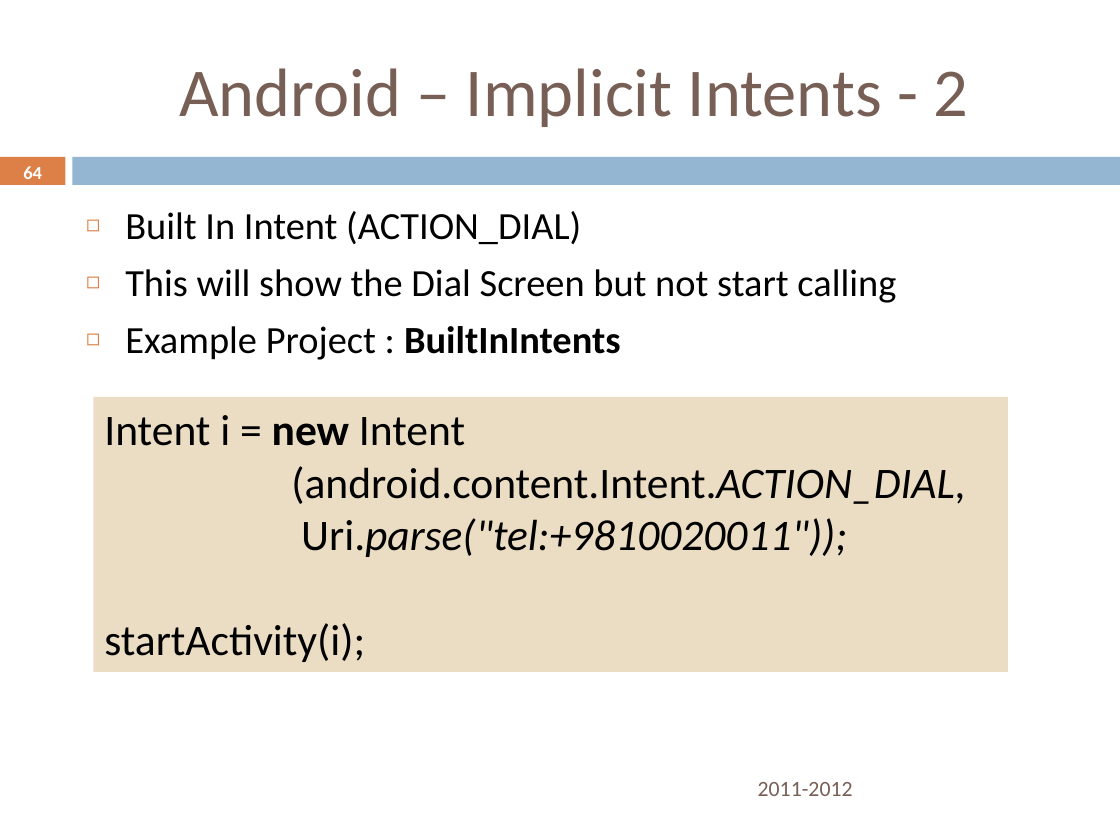
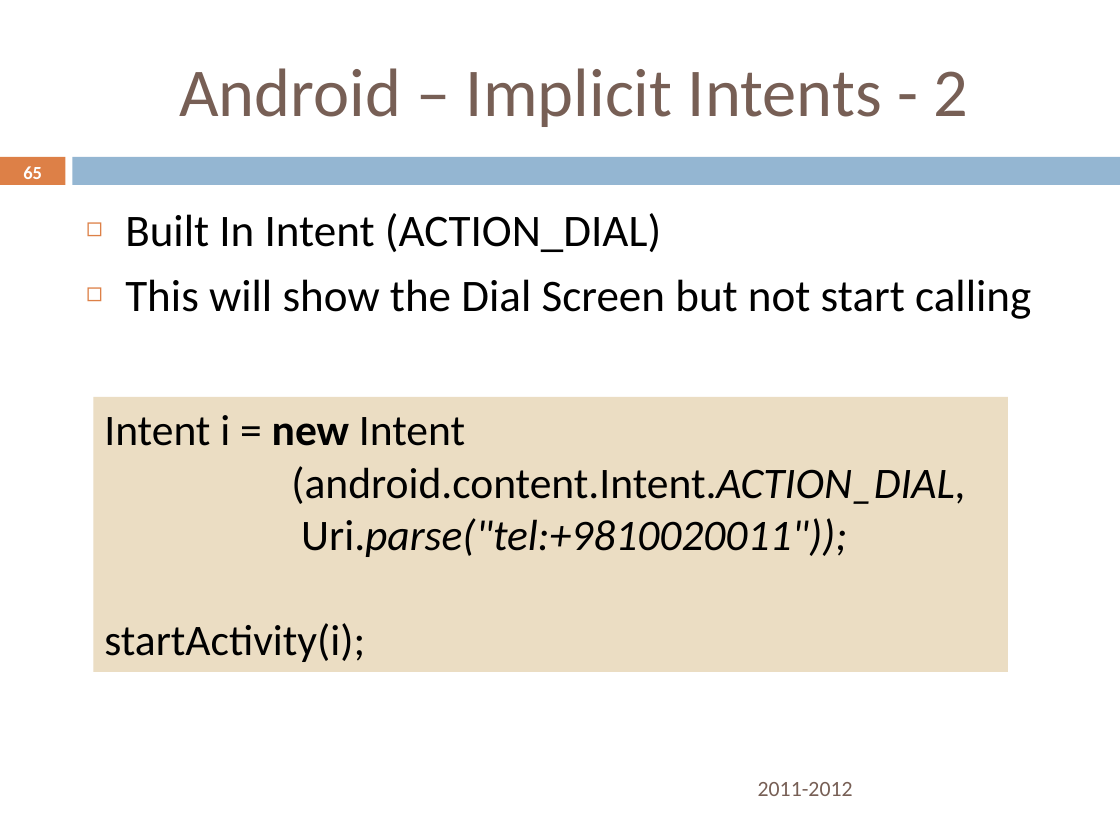
Before and after one commit to rominirani/Nitrodroid-2012-Android101-Workshop, a slide deck: slide 65 of presentation/AndroidDeveloper101Workshop-October6-Nitrodroid-2012-MindStormSoftware.pptx (slide 64 before the commit). Drawn at 1120x840 pixels with LibreOffice and Linux fonts; fonts in the diff are those of the drawing; background and template pictures are left out. Boxes give left, top, right and bottom in pixels: in the first picture for what was removed or moved away, otherwise in the second. Text is boxed around its words. In the diff, an @@ line names an element or a change of style, - is before the commit and + after.

```diff
--- a/presentation/AndroidDeveloper101Workshop-October6-Nitrodroid-2012-MindStormSoftware.pptx
+++ b/presentation/AndroidDeveloper101Workshop-October6-Nitrodroid-2012-MindStormSoftware.pptx
@@ page number at (23, 166, 42, 179): text changed @@
-64
+65
@@ text "Built In Intent (ACTION_DIAL)" at (125, 213, 1031, 319): size 24.6 to 29 pt @@
@@ text at (125, 326, 621, 360): paragraph removed @@
-◻ Example Project : BuiltInIntents
```
Also in this commit, not shown: 4 other slides changed, 3 slides added, 1 slide removed, 1 other file.
